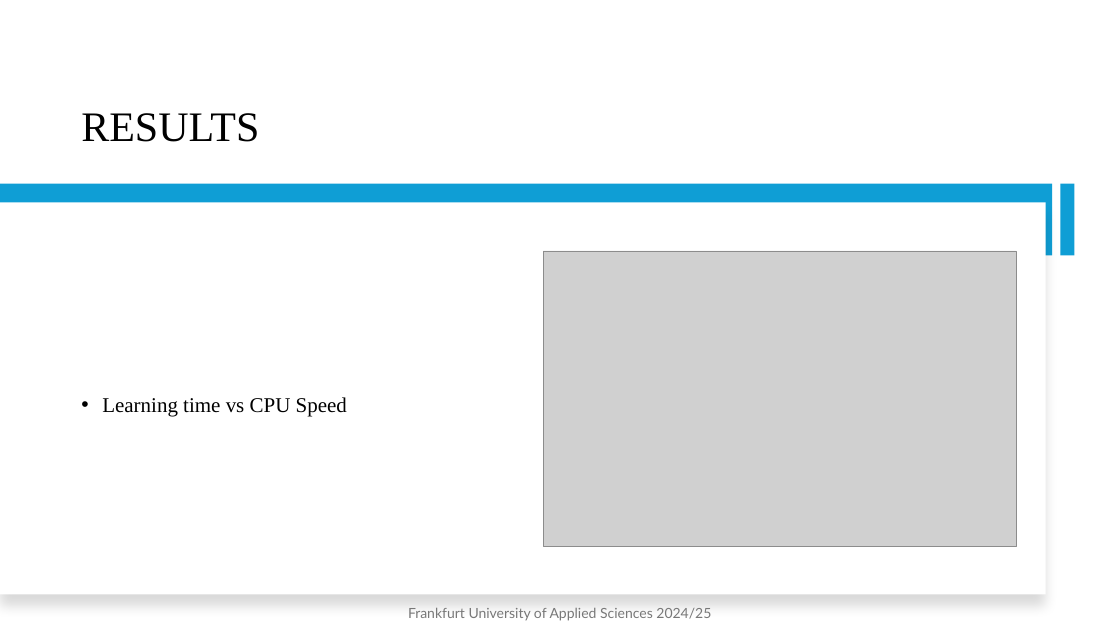
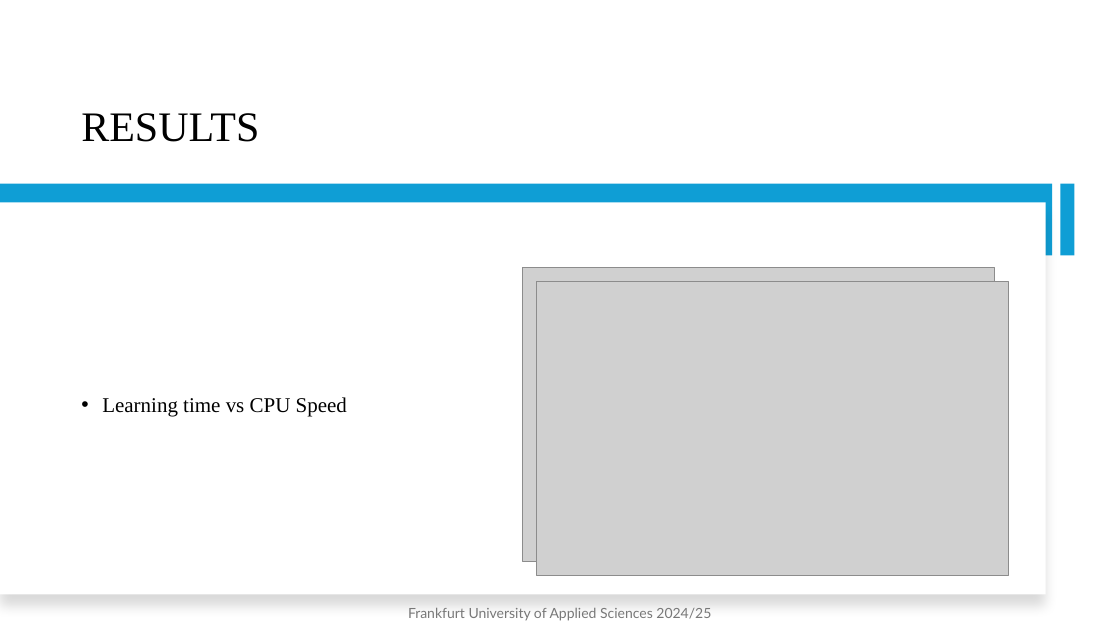
Before and after one commit to TAhmed-fra/neocortexapi, a slide deck: slide 13 of source/Samples/NeocortexApiSamplePerformance/Documentation/ML-24-25-05 Implement Performance Measurement Experiment_PerfEX Presnetation.pptx. Drawn at 1120x630 pixels with LibreOffice and Linux fonts; fonts in the diff are those of the drawing; grey boxes stand for pictures. Boxes give left, top, right and bottom in pixels: in the first picture for what was removed or moved away, otherwise in the second. Text is boxed around its words. In the diff, an @@ line names an element or a change of style, - is before the commit and + after.

Commit message:
Added new boxplot in result

```diff
--- a/source/Samples/NeocortexApiSamplePerformance/Documentation/ML-24-25-05 Implement Performance Measurement Experiment_PerfEX Presnetation.pptx
+++ b/source/Samples/NeocortexApiSamplePerformance/Documentation/ML-24-25-05 Implement Performance Measurement Experiment_PerfEX Presnetation.pptx
@@ picture: place and size @@
-picture at <box>543,251,1016,547</box>
+picture at <box>523,267,994,562</box>
@@ picture added at <box>537,281,1008,576</box> @@
```
Also in this commit, not shown: 2 other slides changed, 4 other files.
